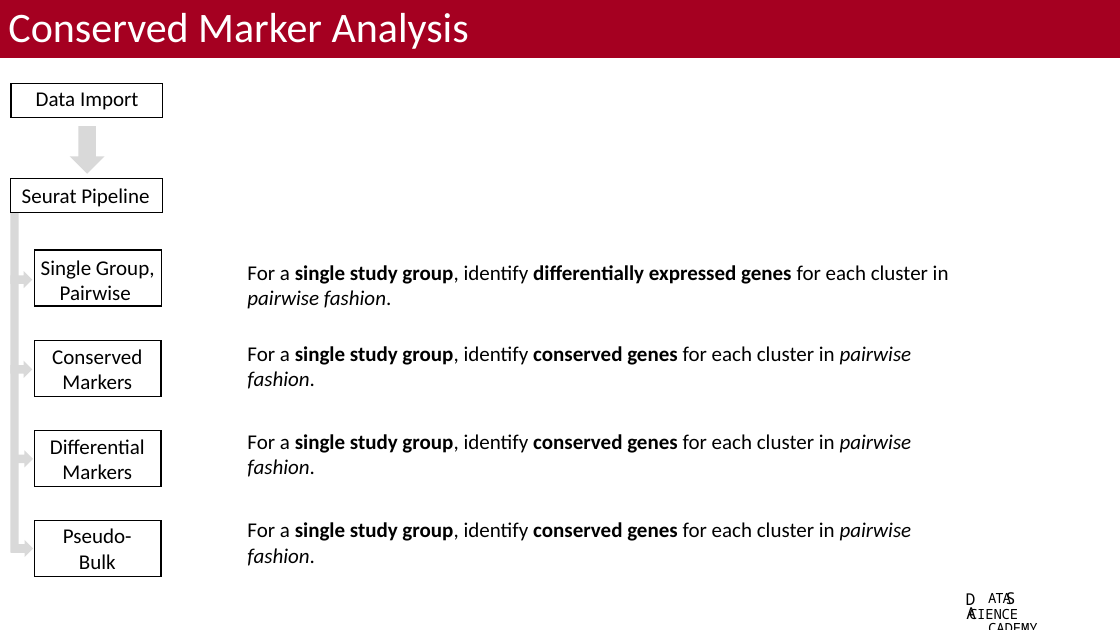
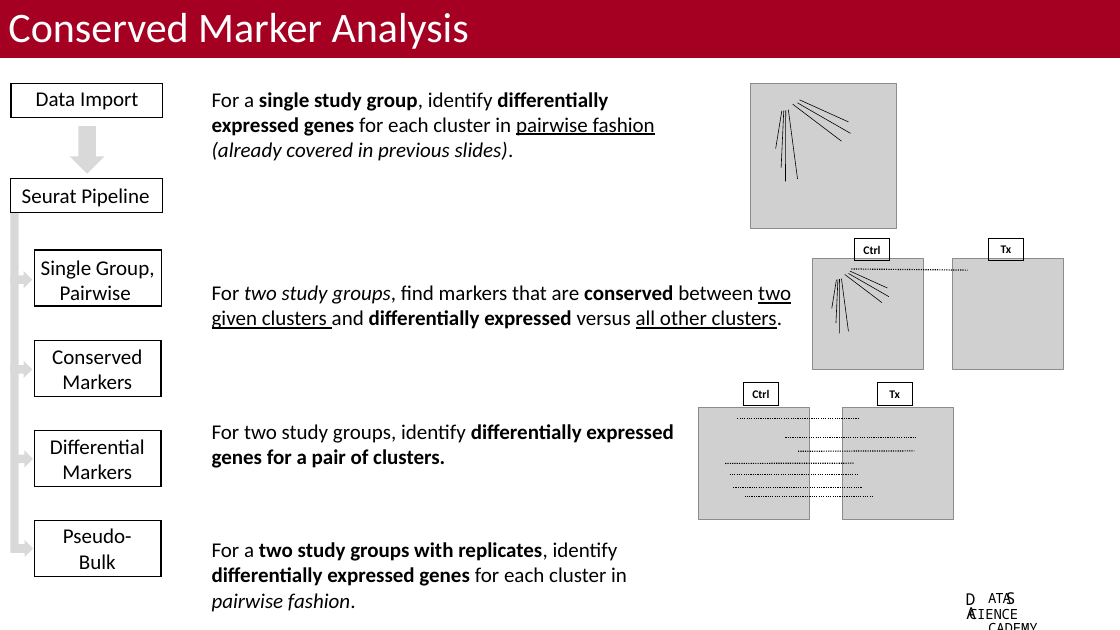
Before and after one commit to bacorli2/scrna_workshop, a slide deck: slide 2 of M5_Seurat_DGE_and_Exploratory/M5_Seurat_DGE_Exploratory.pptx. Drawn at 1120x630 pixels with LibreOffice and Linux fonts; fonts in the diff are those of the drawing; grey boxes stand for pictures; background and template pictures are left out. Boxes give left, top, right and bottom in pixels: in the first picture for what was removed or moved away, otherwise in the second. Text is boxed around its words. In the diff, an @@ line names an element or a change of style, - is before the commit and + after.

Commit message:
Finished exploratory analysis code.

```diff
--- a/M5_Seurat_DGE_and_Exploratory/M5_Seurat_DGE_Exploratory.pptx
+++ b/M5_Seurat_DGE_and_Exploratory/M5_Seurat_DGE_Exploratory.pptx
@@ text at (212, 92, 655, 161): text changed @@
-For a single study group, identify differentially expressed genes for each cluster in pairwise fashion.
+For a single study group, identify differentially expressed genes for each cluster in pairwise fashion (already covered in previous slides).
@@ group added at (750, 83, 896, 229): 7 lines, 1 picture @@
@@ rectangle added at (854, 239, 889, 261), outline #000000 0.75 pt, 10 pt, text #000000, bold @@
+Ctrl
@@ rectangle added at (989, 239, 1023, 261), outline #000000 0.75 pt, 10 pt, text #000000, bold @@
+Tx
@@ line added from (852, 269) to (968, 271), #000000 1 pt dashed @@
@@ picture added at (953, 258, 1064, 369) @@
@@ text at (212, 285, 791, 329): text changed @@
-For a single study group, identify conserved genes for each cluster in pairwise fashion.
+For two study groups, find markers that are conserved between two given clusters and differentially expressed versus all other clusters.
@@ group added at (812, 259, 923, 370): 7 lines, 1 picture @@
@@ rectangle added at (744, 383, 778, 406), outline #000000 0.75 pt, 10 pt, text #000000, bold @@
+Ctrl
@@ rectangle added at (877, 383, 912, 406), outline #000000 0.75 pt, 10 pt, text #000000, bold @@
+Tx
@@ picture added at (699, 408, 810, 519) @@
@@ line added from (738, 418) to (859, 418), #000000 1 pt dashed @@
@@ picture added at (843, 408, 954, 519) @@
@@ text at (212, 424, 673, 468): text changed; bold on @@
-For a single study group, identify conserved genes for each cluster in pairwise fashion.
+For two study groups, identify differentially expressed genes for a pair of clusters.
@@ line added from (786, 438) to (916, 438), #000000 1 pt dashed @@
@@ line added from (725, 464) to (854, 463), #000000 1 pt dashed @@
@@ line added from (730, 475) to (859, 475), #000000 1 pt dashed @@
@@ line added from (798, 451) to (915, 451), #000000 1 pt dashed @@
@@ line added from (734, 487) to (862, 487), #000000 1 pt dashed @@
@@ line added from (744, 497) to (874, 497), #000000 1 pt dashed @@
@@ text at (212, 542, 627, 612): text changed; bold on @@
-For a single study group, identify conserved genes for each cluster in pairwise fashion.
+For a two study groups with replicates, identify differentially expressed genes for each cluster in pairwise fashion.
```
Also in this commit, not shown: 2 other slides changed, 8 slides added, 1 slide removed, 1 other file.
